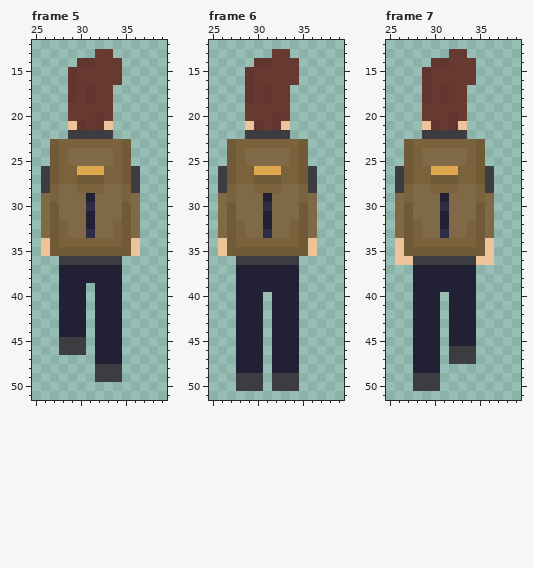
A pixel-art file gets an edit: www/assets/character/torch/walk/backwalk/backwalk.ase. This is how it looked before the edit.
64x64 pixels, 10 frames. Pixels under 10% opacity are left out. Colours within 5 levels of each other are drawn and written as one. Shown: frame 5: x 25..39, y 12..51; frame 6: x 25..39, y 12..51; frame 7: x 25..39, y 12..51. The commit also changed other frames, which this record leaves out.
New version:
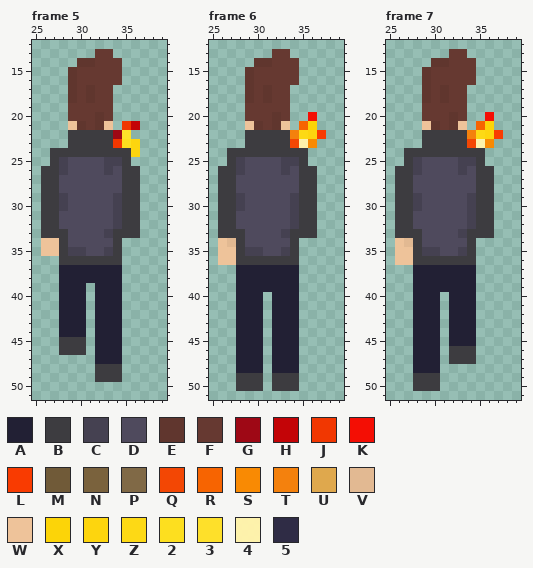
Palette (. is transparent): A #222034  B #3d3c40  C #454151  D #4f4a5d  E #60362e  F #663931  G #9e0613fc  H #c40205fc  J #f23600fd  K #f50d03fd  L #fa3a00fd  M #705a38  N #7a623d  P #806946  Q #f44603fd  R #f86300fd  S #fa8a02fd  T #f5810cfd  U #dfa84d  V #e2b992  W #eec39a  X #fdd407fd  Y #fed50dfd  Z #fed914fd  2 #fedf1efd  3 #ffe029fd  4 #fef2abfd  5 #2f2c45
Difference:
layer "torch" added
layer "bag" now hidden
Changed rows in their new state; - is an unchanged pixel.
Frame 5:
first column x 26:
21 ---------JH
22 --------G3-
23 -..BBBBBJ2Y
24 -BBBBBBBBBY
25 -BCDDDDCCB-
26 -BCDDDDCDB-
27 -BDDDDDDDB-
28 -BDDDDDDDB-
29 BBCDDDDDCBB
30 BBCDDDDDCBB
31 BBDDDDDDCBB
32 BBDDDDDDCBB
33 BBBDDDDCBBB
34 -WBDDDDDB..
35 -WBCCDDCB..
Frame 6:
first column x 26:
20 ----------K-
21 ---------RX-
22 --------TZYL
23 -..BBBBBQ4S-
24 -BBBBBBBBB--
25 -BCDDDDCCB--
26 -BCDDDDCDB--
27 -BDDDDDDDB--
28 -BDDDDDDDB--
29 BBCDDDDDCBB-
30 BBCDDDDDCBB-
31 BBDDDDDDCBB-
32 BBDDDDDDCBB-
33 BBBDDDDCBBB-
34 -VBDDDDDB..-
35 -WBCCDDCB..-
36 WW----------
Frame 7:
first column x 26:
20 ----------K-
21 ---------RX-
22 --------TZYL
23 -..BBBBBQ4S-
24 -BBBBBBBBB--
25 -BCDDDDCCB--
26 -BCDDDDCDB--
27 -BDDDDDDDB--
28 -BDDDDDDDB--
29 BBCDDDDDCBB-
30 BBCDDDDDCBB-
31 BBDDDDDDCBB-
32 BBDDDDDDCBB-
33 BBBDDDDCBBB-
34 -VBDDDDDB..-
35 -WBCCDDCB..-
36 ---------..-
Boxes around the changes in both pictures, in picture pixels (x1, y1, x2, y2):
changed: (41, 121, 140, 256)
changed: (218, 112, 326, 265)
changed: (395, 112, 503, 265)
